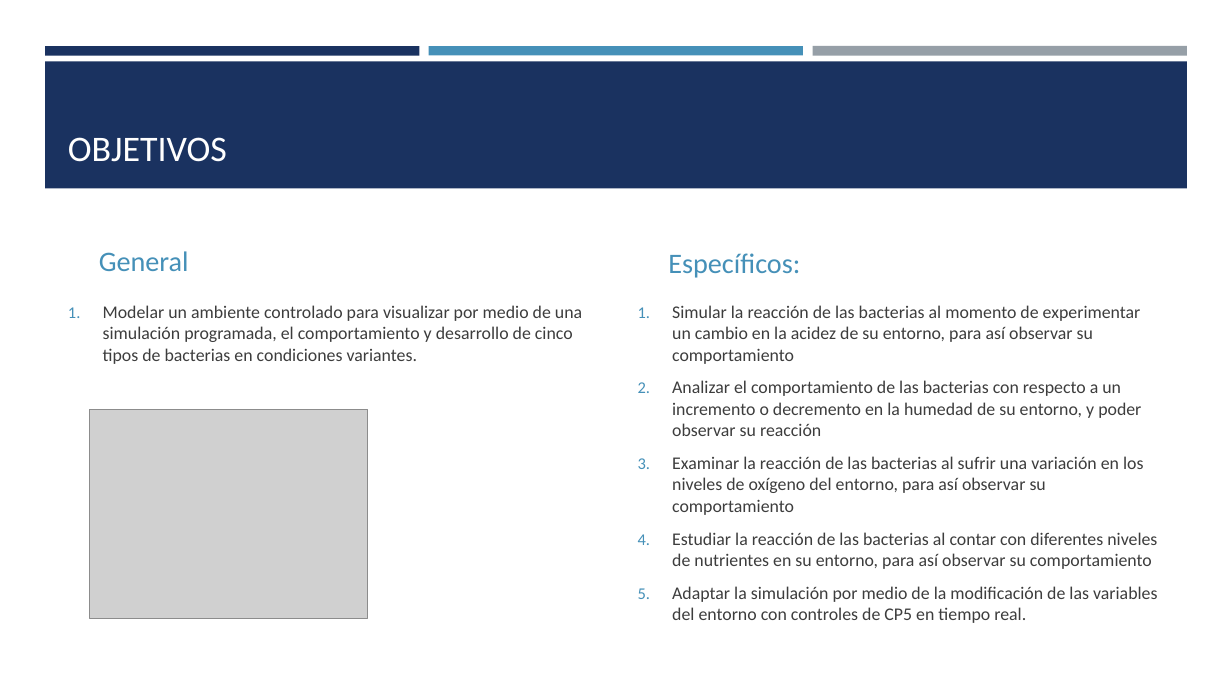
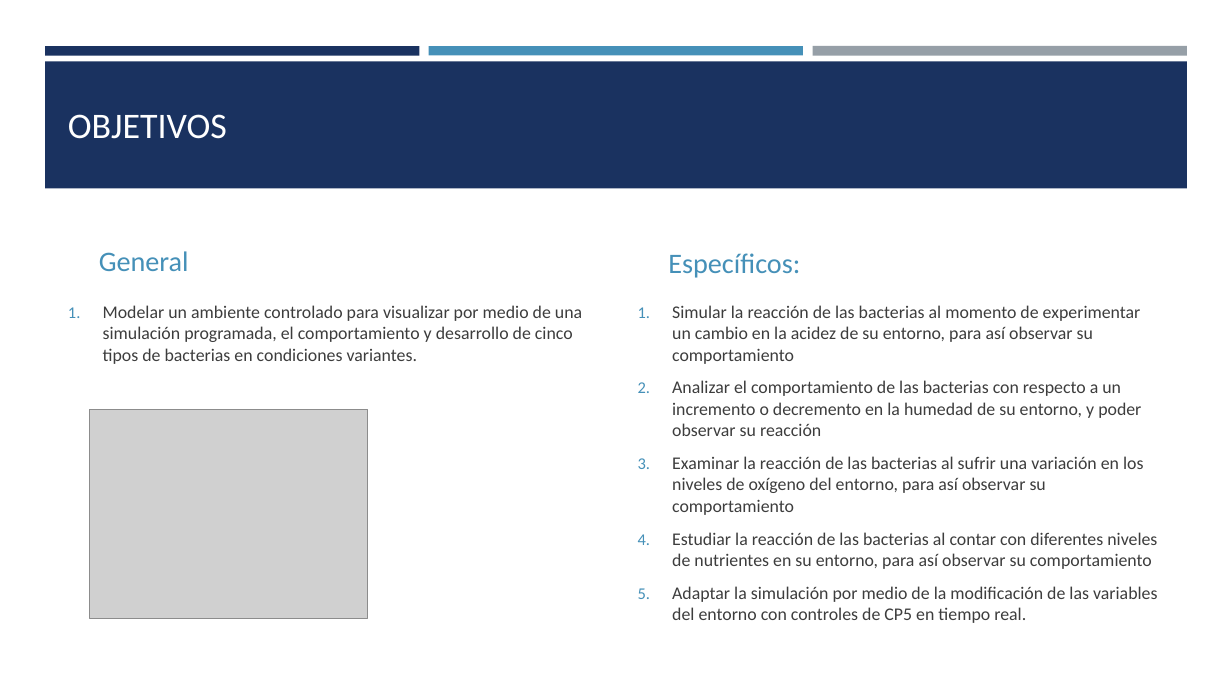
Before and after one commit to rubengv1999/ObvioMicrobio, a slide deck: slide 3 of Obvio Microbio.pptx. Drawn at 1232x693 pixels with LibreOffice and Linux fonts; fonts in the diff are those of the drawing; grey boxes stand for pictures. Boxes give left, top, right and bottom in pixels: in the first picture for what was removed or moved away, otherwise in the second. Text is boxed around its words. In the diff, an @@ line names an element or a change of style, - is before the commit and + after.

Commit message:
Presentacion

```diff
--- a/Obvio Microbio.pptx
+++ b/Obvio Microbio.pptx
@@ title "OBJETIVOS" at [68,114,227,139]: vertical alignment bottom to middle @@
```
Also in this commit, not shown: 2 slides added, 1 slide removed, 5 other files.
